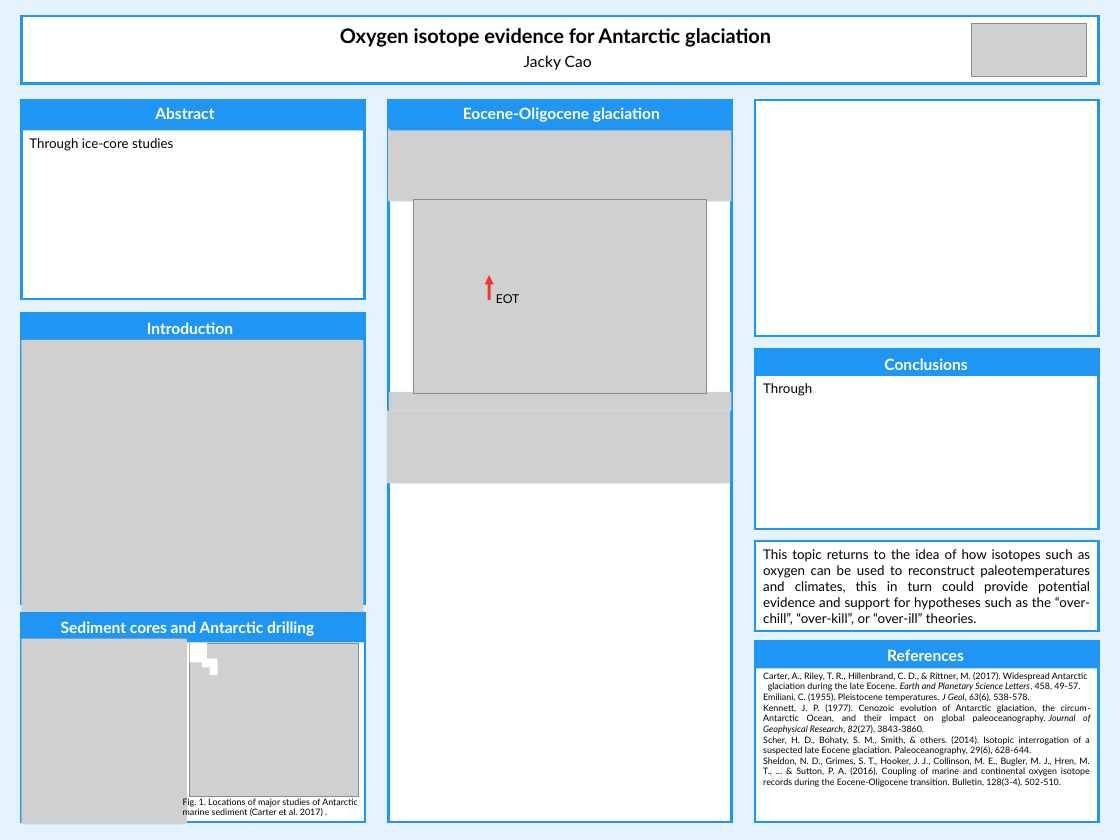
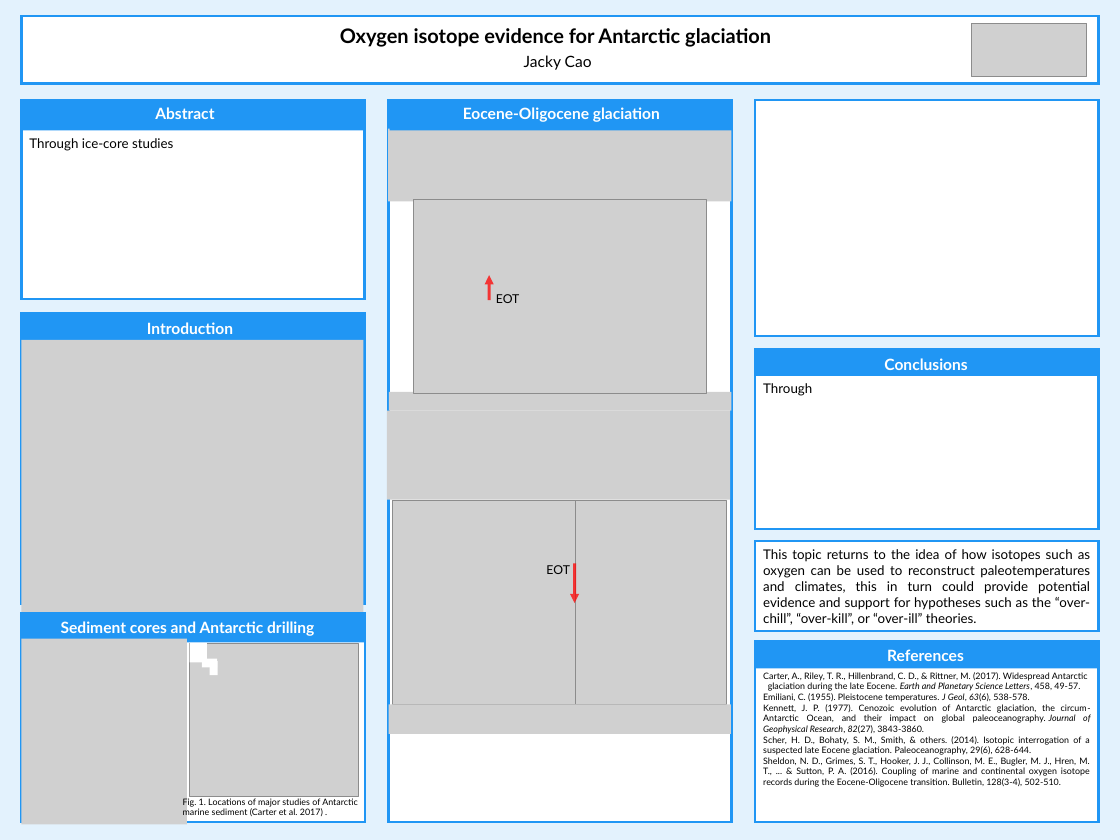
Before and after one commit to cao-jacky/degree_level4, a slide deck: slide 1 of earth_system_and_climate_4/term_2/poster/oxygen_poster.pptx. Drawn at 1120x840 pixels with LibreOffice and Linux fonts; fonts in the diff are those of the drawing; grey boxes stand for pictures. Boxes give left, top, right and bottom in pixels: in the first picture for what was removed or moved away, otherwise in the second. Text is boxed around its words. In the diff, an @@ line names an element or a change of style, - is before the commit and + after.

Commit message:
esc4: p: main body work
- main body has basically been developed
- discussion on what this shows i.e. the continental oxygen isoptope data and why should it be considered when we have perfectly good marine data

```diff
--- a/earth_system_and_climate_4/term_2/poster/oxygen_poster.pptx
+++ b/earth_system_and_climate_4/term_2/poster/oxygen_poster.pptx
@@ picture resized from (x1=387, y1=410, x2=730, y2=483) to (x1=387, y1=410, x2=730, y2=499) @@
@@ picture added at (x1=393, y1=501, x2=576, y2=705) @@
@@ picture added at (x1=566, y1=501, x2=726, y2=705) @@
@@ text added at (x1=546, y1=565, x2=570, y2=574), 11 pt, text #000000 @@
+EOT
@@ arrow added from (574, 563) to (574, 603), #FF0000 2.75 pt @@
@@ picture added at (x1=389, y1=704, x2=731, y2=734) @@
```
